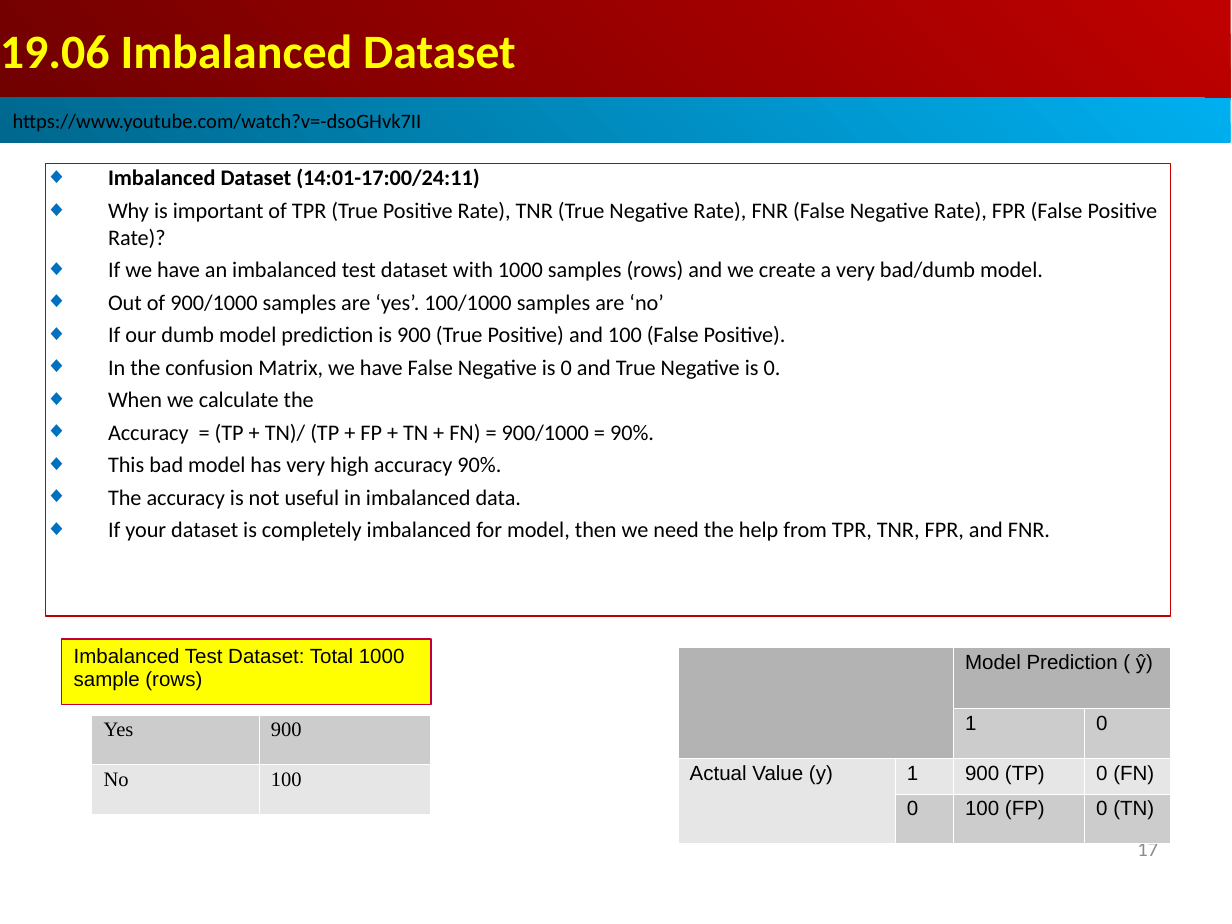
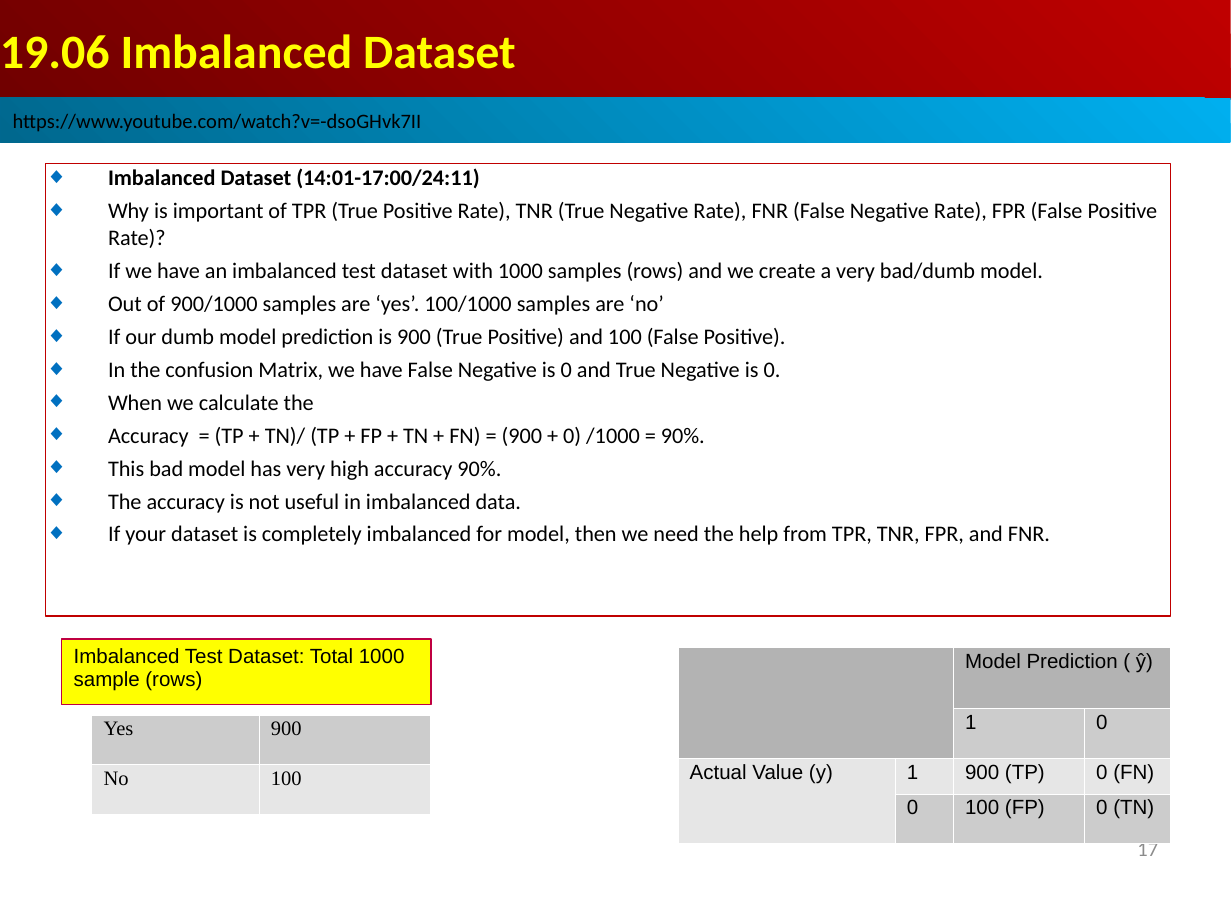
Before and after one commit to peterhchen/AIU_CS512_DL, a slide deck: slide 17 of 000_Lecture_Project/week09/001_Video/19.01_CM_Intro.ppt. Drawn at 1232x924 pixels with LibreOffice and Linux fonts; fonts in the diff are those of the drawing. Boxes give left, top, right and bottom in pixels: in the first picture for what was removed or moved away, otherwise in the second. Text is boxed around its words. In the diff, an @@ line names an element or a change of style, - is before the commit and + after.

```diff
--- a/000_Lecture_Project/week09/001_Video/19.01_CM_Intro.ppt
+++ b/000_Lecture_Project/week09/001_Video/19.01_CM_Intro.ppt
@@ text in rectangle at (108, 427, 705, 447): text changed @@
-◆ Accuracy = (TP + TN)/ (TP + FP + TN + FN) = 900/1000 = 90%.
+◆ Accuracy = (TP + TN)/ (TP + FP + TN + FN) = (900 + 0) /1000 = 90%.
```
Also in this commit, not shown: 11 other slides changed, 2 other files.
